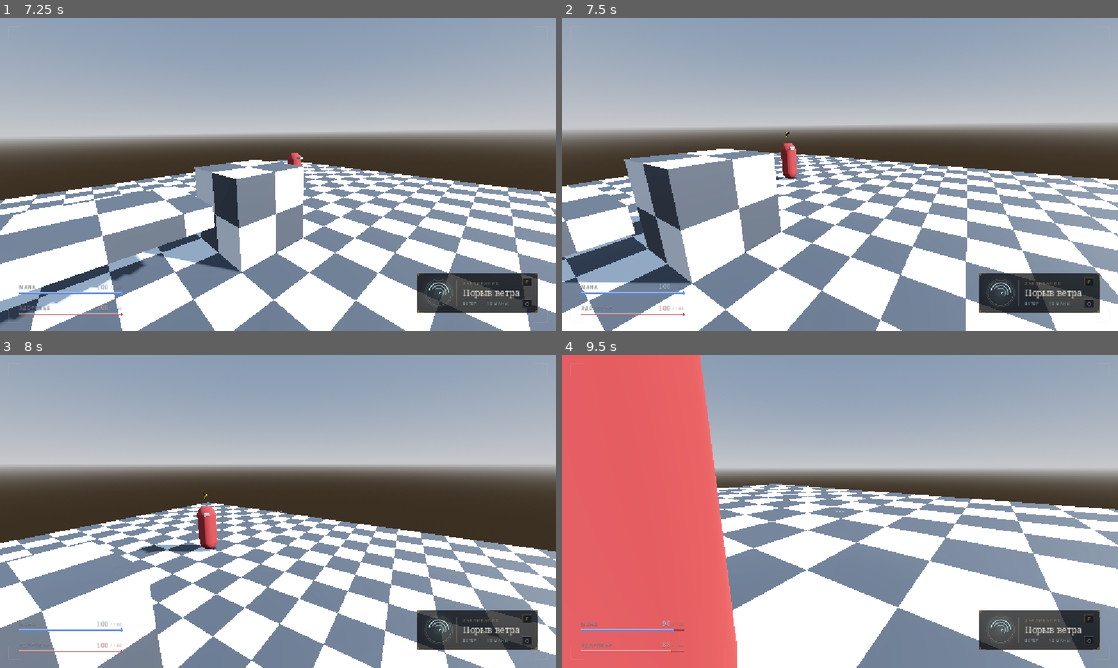
Above: before the commit, frames 1-4 (two rows, left to right).
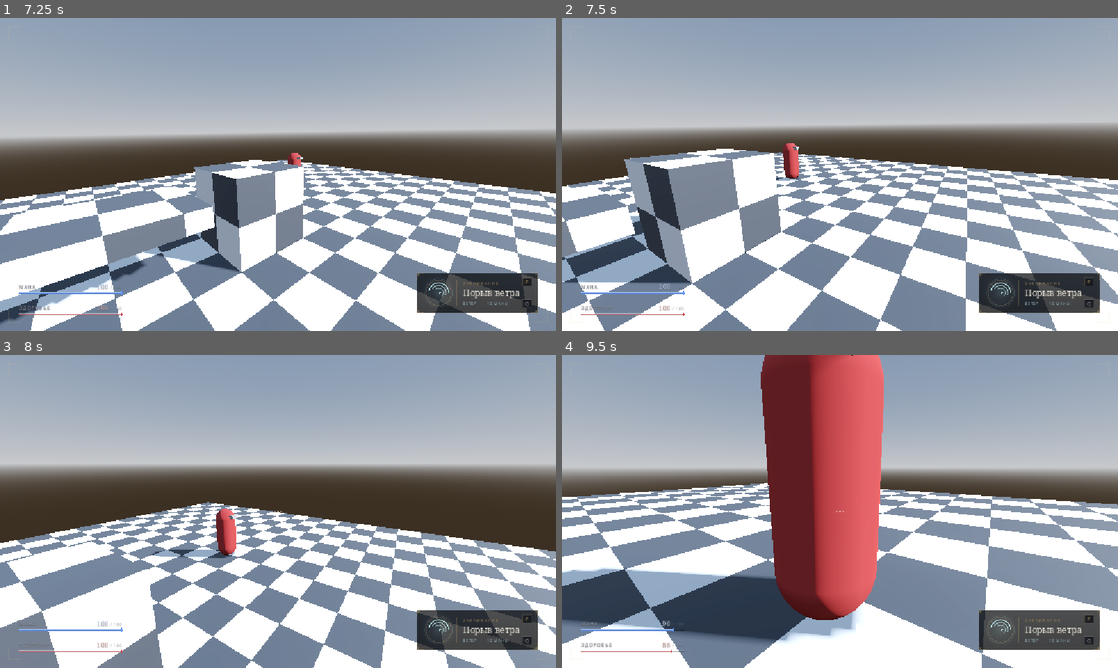
Above: after the commit, the same moments.

Repository: Tunwell1/test-game
Game: Godot game, scene res://main.tscn
The game is run twice, just before and just after one commit, with the same random seed, the same clock (stepped at 60 frames per second) and the same inputs.
Inputs (mouse positions are in pixels of both pictures, inside the frame that each line leads up to):
- Up to frame 1 (7.25 s): move the mouse to (400, 158) at 0.52 s; hold D (move_right) 0.53-1.28 s; tap F (cast_spell) at 0.6 s; click (400, 158) at 0.67 s; tap Space (jump) at 0.77, 1.52, 3.02, 3.77, 5.27, 6.77 s; move the mouse to (166, 190) at 1.27 s; hold S (move_back) 1.28-2.03 s; tap Ctrl (crouch) at 1.35 s; click (166, 190) at 1.42 s; move the mouse to (333, 105) at 2.02 s; hold D (move_right) 2.03-2.78 s; tap E (interact) at 2.1 s; click (333, 105) at 2.17 s; move the mouse to (250, 237) at 2.77 s; hold W (move_forward) 2.78-3.53 s; tap Q (next_spell) at 2.85 s; click (250, 237) at 2.92 s; tap Enter at 3.5 s; move the mouse to (444, 221) at 3.52 s; hold A (move_left) 3.53-4.25 s; tap 1 (pick_school_1) at 3.6 s; click (444, 221) at 3.67 s; tap Escape (ui_cancel) at 4.15 s; click "Начать заново" at 4.25 s; move the mouse to (111, 127) at 5.02 s; hold A (move_left) 5.03-5.78 s; tap 2 (pick_school_2) at 5.1 s; click (111, 127) at 5.17 s; move the mouse to (283, 174) at 5.77 s; hold W (move_forward) 5.78-6.53 s; tap 3 (pick_school_3) at 5.85 s; move the mouse to (255, 168) at 6.52 s; hold D (move_right) from 6.53 s (still down); tap 4 (pick_school_4) at 6.6 s
- Up to frame 2 (7.5 s): move the mouse to (867, 174) at 7.27 s; release D (move_right) at 7.28 s; hold W (move_forward) from 7.28 s (still down); hold Shift (sprint) from 7.28 s (still down)
- Up to frame 3 (8 s): keep holding W (move_forward); keep holding Shift (sprint); tap Space (jump) at 7.52 s
- Up to frame 4 (9.5 s): keep holding W (move_forward); move the mouse to (812, 511) at 8.02 s; release Shift (sprint) at 8.03 s; tap F (cast_spell) at 8.1 s; tap Space (jump) at 8.27 s; move the mouse to (851, 505) at 8.77 s; hold Ctrl (crouch) from 8.78 s (still down)

Frame 1 is identical in both runs. In frame 2, 0.2% of the frame differs, in the area x 38-43%, y 36-52%; in frame 3, 1.4%; in frame 4, 62%, in the area x 0-100%, y 0-100%.

Commit message:
Fix gameplay and settings issues
Co-authored-by: arena-agent <297053741+arena-agent@users.noreply.github.com>

Diff:
--- a/enemy.gd
+++ b/enemy.gd
@@ -18,6 +18,7 @@
 
 @export_group("Чувства")
 @export var view_distance: float = 14.0
+## Полная ширина конуса зрения в градусах.
 @export var view_angle_deg: float = 70.0
 ## Радиус слуха при уровне шума 1.0 (бег). Меньший шум слышен ближе.
 @export var hearing_radius: float = 12.0
@@ -53,6 +54,8 @@
 var knock: Vector3 = Vector3.ZERO
 var _mat: StandardMaterial3D
 var _indicator: Label3D
+var _seen_player_strength: float = 0.0
+var _heard_player: bool = false
 
 func _ready() -> void:
 	health = health_max
@@ -133,9 +136,11 @@
 		return 0.0
 	var fwd := -global_transform.basis.z
 	var flat := Vector3(to_p.x, 0, to_p.z).normalized()
-	if rad_to_deg(fwd.angle_to(flat)) > view_angle_deg:
+	# view_angle_deg задаёт полную ширину конуса, а не полуугол.
+	if rad_to_deg(fwd.angle_to(flat)) > view_angle_deg * 0.5:
 		return 0.0
-	var q := PhysicsRayQueryParameters3D.create(_eye_pos(), target, 1, [get_rid()])
+	# Препятствиями для зрения считаются мир и интерактивные объекты.
+	var q := PhysicsRayQueryParameters3D.create(_eye_pos(), target, 1 | 4, [get_rid()])
 	if not get_world_3d().direct_space_state.intersect_ray(q).is_empty():
 		return 0.0
 	# Чем ближе и заметнее игрок, тем быстрее обнаружение
@@ -150,12 +155,12 @@
 	return global_position.distance_to(player.global_position) <= hearing_radius * noise
 
 func _perceive(delta: float) -> void:
-	var seen := _can_see_player()
-	var heard := _hear_player()
-	if seen > 0.0:
-		awareness = minf(awareness + detect_rate * seen * delta * (3.0 if state == State.CHASE else 1.0), 1.0)
+	_seen_player_strength = _can_see_player()
+	_heard_player = _hear_player()
+	if _seen_player_strength > 0.0:
+		awareness = minf(awareness + detect_rate * _seen_player_strength * delta * (3.0 if state == State.CHASE else 1.0), 1.0)
 		last_known_pos = player.global_position
-	elif heard:
+	elif _heard_player:
 		awareness = minf(awareness + detect_rate * 0.6 * delta, 1.0)
 		last_known_pos = player.global_position
 	elif state != State.CHASE:
@@ -184,7 +189,7 @@
 			elif awareness < 0.1:
 				_set_state(State.PATROL)
 		State.CHASE:
-			if _can_see_player() <= 0.0 and not _hear_player():
+			if _seen_player_strength <= 0.0 and not _heard_player:
 				_set_state(State.SEARCH)
 		State.SEARCH:
 			if awareness >= 1.0:
@@ -255,9 +260,9 @@
 # --- Получение урона и эффектов ---
 
 func take_damage(amount: float) -> void:
-	if state == State.DEAD:
-		return
-	health -= amount
+	if state == State.DEAD or amount <= 0.0:
+		return
+	health = maxf(health - amount, 0.0)
 	# Удар мгновенно выдаёт игрока
 	awareness = 1.0
 	if player:
--- a/pause_menu.gd
+++ b/pause_menu.gd
@@ -20,12 +20,57 @@
 var _time := 0.0
 var _visible_amount := 0.0
 var _scrim: GradientTexture2D
+var _settings := ConfigFile.new()
+var _saved_volume_percent: float = 100.0
+var _saved_sensitivity_percent: float = 100.0
+const SETTINGS_PATH := "user://settings.cfg"
 
 func _ready() -> void:
 	process_mode = Node.PROCESS_MODE_ALWAYS
 	layer = 10
+	_load_settings()
 	_build()
+	_apply_saved_settings()
 	_set_paused(false)
+
+func _load_settings() -> void:
+	var bus := AudioServer.get_bus_index("Master")
+	if bus >= 0:
+		_saved_volume_percent = round(db_to_linear(AudioServer.get_bus_volume_db(bus)) * 100.0)
+	if _settings.load(SETTINGS_PATH) == OK:
+		_saved_volume_percent = float(_settings.get_value("audio", "volume_percent", _saved_volume_percent))
+		_saved_sensitivity_percent = float(_settings.get_value("controls", "sensitivity_percent", 100.0))
+	_saved_volume_percent = clampf(_saved_volume_percent, 0.0, 100.0)
+	_saved_sensitivity_percent = clampf(_saved_sensitivity_percent, 25.0, 200.0)
+
+func _apply_saved_settings() -> void:
+	_apply_volume(_saved_volume_percent)
+	if volume_label:
+		volume_label.text = "%d%%" % int(round(_saved_volume_percent))
+	if volume_slider:
+		volume_slider.value = _saved_volume_percent
+	if sensitivity_label:
+		sensitivity_label.text = "%d%%" % int(round(_saved_sensitivity_percent))
+	if sensitivity_slider:
+		sensitivity_slider.value = _saved_sensitivity_percent
+	var p := _player()
+	if p != null:
+		p.mouse_sensitivity = _base_sensitivity * _saved_sensitivity_percent / 100.0
+
+func _apply_volume(value: float) -> void:
+	var bus := AudioServer.get_bus_index("Master")
+	if bus < 0:
+		return
+	AudioServer.set_bus_mute(bus, value <= 0.0)
+	AudioServer.set_bus_volume_db(bus, linear_to_db(maxf(value / 100.0, 0.001)))
+
+func _save_settings() -> void:
+	_settings.set_value("audio", "volume_percent", _saved_volume_percent)
+	_settings.set_value("controls", "sensitivity_percent", _saved_sensitivity_percent)
+	_settings.save(SETTINGS_PATH)
+
+func _exit_tree() -> void:
+	_save_settings()
 
 func _build() -> void:
 	root = Control.new()
@@ -174,8 +219,7 @@
 	var vol_label := _label("ГРОМКОСТЬ", 9, UiTheme.fade(UiTheme.MUTED, 0.95), true)
 	vol_label.size_flags_horizontal = Control.SIZE_EXPAND_FILL
 	vol_row.add_child(vol_label)
-	var bus := AudioServer.get_bus_index("Master")
-	var bus_pct := int(round(db_to_linear(AudioServer.get_bus_volume_db(bus)) * 100.0)) if bus >= 0 else 100
+	var bus_pct := int(round(_saved_volume_percent))
 	volume_label = _serif_label("%d%%" % bus_pct, 16, UiTheme.GOLD)
 	vol_row.add_child(volume_label)
 	volume_slider = _new_slider(0, 100, bus_pct)
@@ -194,13 +238,13 @@
 	sens_row.add_child(sensitivity_label)
 	var p := _player()
 	_base_sensitivity = p.mouse_sensitivity if p != null else 0.0025
-	sensitivity_slider = _new_slider(25, 200, 100)
+	sensitivity_slider = _new_slider(25, 200, _saved_sensitivity_percent)
 	sensitivity_slider.value_changed.connect(_on_sensitivity_changed)
 	settings_group.add_child(sensitivity_slider)
 
 	settings_group.add_child(_spacer(8))
 	settings_group.add_child(_rule(Color(1, 1, 1, 0.10), 320.0))
-	settings_group.add_child(_label("Настройки действуют до выхода из игры.", 10,
+	settings_group.add_child(_label("Настройки сохраняются между запусками.", 10,
 		UiTheme.fade(UiTheme.MUTED, 0.8)))
 
 	var back := Button.new()
@@ -295,14 +339,14 @@
 
 func _on_volume_changed(value: float) -> void:
 	volume_label.text = "%d%%" % int(value)
-	var bus := AudioServer.get_bus_index("Master")
-	if bus < 0:
-		return
-	AudioServer.set_bus_mute(bus, value <= 0.0)
-	AudioServer.set_bus_volume_db(bus, linear_to_db(maxf(value / 100.0, 0.001)))
+	_saved_volume_percent = value
+	_apply_volume(value)
+	_save_settings()
 
 func _on_sensitivity_changed(value: float) -> void:
 	sensitivity_label.text = "%d%%" % int(value)
+	_saved_sensitivity_percent = value
+	_save_settings()
 	var p := _player()
 	if p != null:
 		if _base_sensitivity <= 0.0:
--- a/player.gd
+++ b/player.gd
@@ -231,10 +231,12 @@
 		died.emit()
 
 func heal(amount: float) -> void:
-	if is_dead:
-		return
-	health = minf(health + amount, health_max)
-	health_changed.emit(health, health_max)
+	if is_dead or amount <= 0.0 or health >= health_max:
+		return
+	var previous_health := health
+	health = clampf(health + amount, 0.0, health_max)
+	if not is_equal_approx(health, previous_health):
+		health_changed.emit(health, health_max)
 
 ## Простое возрождение: перезапуск текущей сцены.
 func respawn() -> void:
--- a/spell_caster.gd
+++ b/spell_caster.gd
@@ -44,6 +44,7 @@
 	for action in keys:
 		if not InputMap.has_action(action):
 			InputMap.add_action(action)
+		if InputMap.action_get_events(action).is_empty():
 			var ev := InputEventKey.new()
 			ev.physical_keycode = keys[action]
 			InputMap.action_add_event(action, ev)
--- a/spell_projectile.gd
+++ b/spell_projectile.gd
@@ -10,6 +10,7 @@
 var effect: String = ""
 var lifetime: float = 4.0
 var caster: Node3D = null
+var _spent: bool = false
 
 func _ready() -> void:
 	# Мир (1), интерактивные объекты (4), враги (8)
@@ -18,14 +19,30 @@
 	body_entered.connect(_on_body_entered)
 
 func _physics_process(delta: float) -> void:
-	global_position += direction * speed * delta
+	var from := global_position
+	var to := from + direction * speed * delta
+	# Area3D overlap-сигналы сами по себе могут пропустить тонкое препятствие,
+	# если снаряд за тик переместился дальше его толщины. Проверяем весь сегмент.
+	var query := PhysicsRayQueryParameters3D.create(from, to, collision_mask)
+	var hit := get_world_3d().direct_space_state.intersect_ray(query)
+	if not hit.is_empty():
+		global_position = hit.position
+		var body := hit.collider as Node3D
+		if body != null:
+			_apply_hit(body)
+			return
+	global_position = to
 	lifetime -= delta
 	if lifetime <= 0.0:
 		queue_free()
 
 func _on_body_entered(body: Node3D) -> void:
-	if body == caster:
+	_apply_hit(body)
+
+func _apply_hit(body: Node3D) -> void:
+	if _spent or body == caster or not is_instance_valid(body):
 		return
+	_spent = true
 	if damage > 0.0 and body.has_method("take_damage"):
 		body.call("take_damage", damage)
 	if knockback > 0.0:
--- a/stat_bar.gd
+++ b/stat_bar.gd
@@ -18,6 +18,7 @@
 var _prev: float = 100.0
 var _t: float = 0.0
 var _grad: GradientTexture2D
+var _grad_tint: Color = Color.TRANSPARENT
 
 func _init() -> void:
 	mouse_filter = Control.MOUSE_FILTER_IGNORE
@@ -25,19 +26,23 @@
 func set_values(v: float, m: float) -> void:
 	max_value = maxf(m, 0.001)
 	value = clampf(v, 0.0, max_value)
+	queue_redraw()
 
 func snap() -> void:
 	_shown = value
 	_trail = value
 	_prev = value
+	queue_redraw()
 
 func _gradient_for(tint: Color) -> GradientTexture2D:
-	if _grad == null:
+	if _grad == null or _grad_tint != tint:
 		_grad = UiTheme.vertical_gradient(tint.lightened(0.42), tint.darkened(0.18))
+		_grad_tint = tint
 	return _grad
 
 func _process(delta: float) -> void:
-	_t += delta
+	var old_shown := _shown
+	var old_trail := _trail
 	if value < _prev - 0.01:
 		_trail_delay = 0.45
 	_prev = value
@@ -48,7 +53,11 @@
 		_trail_delay -= delta
 		if _trail_delay <= 0.0:
 			_trail = move_toward(_trail, value, max_value * 0.35 * delta)
-	queue_redraw()
+	var pulsing := pulse_when_low and value / max_value < 0.25
+	if pulsing:
+		_t += delta
+	if not is_equal_approx(old_shown, _shown) or not is_equal_approx(old_trail, _trail) or pulsing:
+		queue_redraw()
 
 func _draw() -> void:
 	var bar_h := minf(thickness, size.y)
